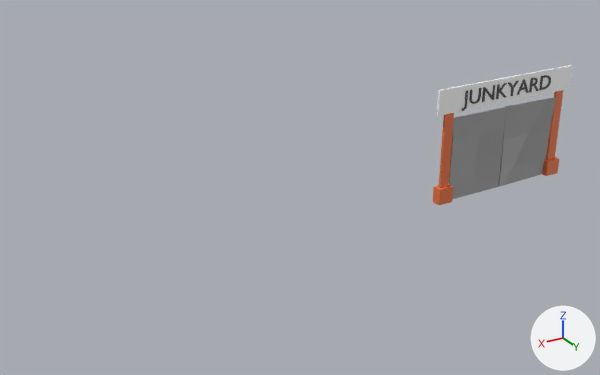
An edit to the FBX model Assets/Models/Map/Gates.fbx, drawn before and after from the same camera.
One viewpoint serves both versions: a 50 mm lens placed at (36.5, 102.2, 60.4), pointed at (-26.6, -2.9, 7.8). The lights are fixed; the arrows at lower right show +X, +Y and +Z. Where no turn or scale is listed for an object, it has been applied to the vertices. Vertices at the same position are counted once.

Objects in the first picture: 'Gates closed', 'Gates door1', 'Gates door2', 'Text Junkyard'.
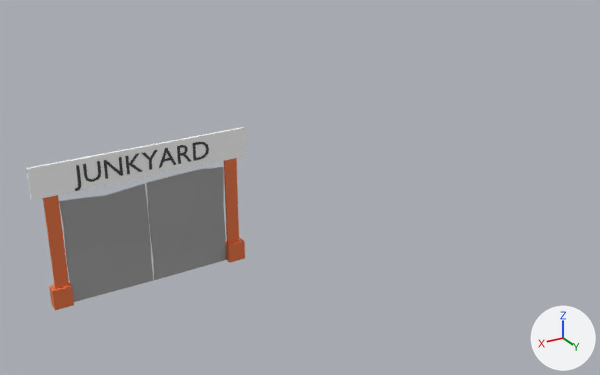
Where the newer file only moved an object's origin or applied its transform, the numbers keep the older frame.

Patch to the scene script:
```diff
--- a/Assets/Models/Map/Gates.fbx.py
+++ b/Assets/Models/Map/Gates.fbx.py
@@ me_text @@
 me_text.from_pydata(...)  # 256 vertices, 364 faces; spans x -10.1..10.6, y -0.2..0.2, z -0.9..2.6
 # used by ob_text_junkyard; location = (-67.3, 0.3, 17.4)
+# me_text part 1: the whole mesh is scaled about its middle by (0.943, 0.266, 1.03), then moved by (67.3, 0.0, 0.0)
 me_text.materials.append(mat_material_003)
@@ ob_gates_door1 @@
 ob_gates_door1 = bpy.data.objects.new('Gates door1', me_cube_004)
-ob_gates_door1.location = (-67.2, 0.0, 0.0)
+ob_gates_door1.location = (0.0, 0.0, 0.0)
@@ ob_gates_closed @@
 ob_gates_closed = bpy.data.objects.new('Gates closed', me_cube_003)
-ob_gates_closed.location = (-67.2, 0.0, 0.0)
+ob_gates_closed.location = (0.0, 0.0, 0.0)
@@ ob_gates_door2 @@
 ob_gates_door2 = bpy.data.objects.new('Gates door2', me_cube_005)
-ob_gates_door2.location = (-67.2, 0.0, 0.0)
+ob_gates_door2.location = (0.0, 0.0, 0.0)
```

Changed parts and their boxes [x1, y1, x2, y2] in the pictures (600 x 375 px):
'Gates closed', moved
    before: [433, 65, 572, 205]
    after: [26, 127, 246, 310]
'Gates door2', moved
    before: [449, 107, 506, 199]
    after: [59, 184, 154, 302]
'Gates door1', moved
    before: [498, 98, 556, 187]
    after: [146, 167, 226, 280]
'Text Junkyard', mesh rescaled (50% wider, 35% taller)
    before: [462, 75, 551, 111]
    after: [75, 142, 209, 191]
